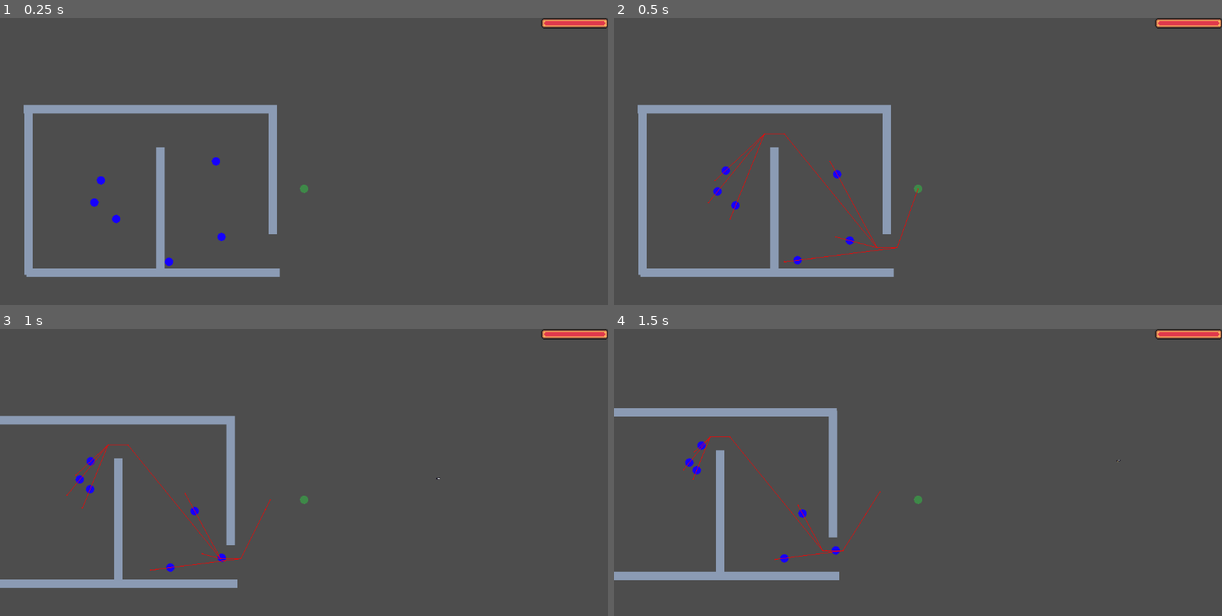
Above: before the commit, frames 1-4 (two rows, left to right).
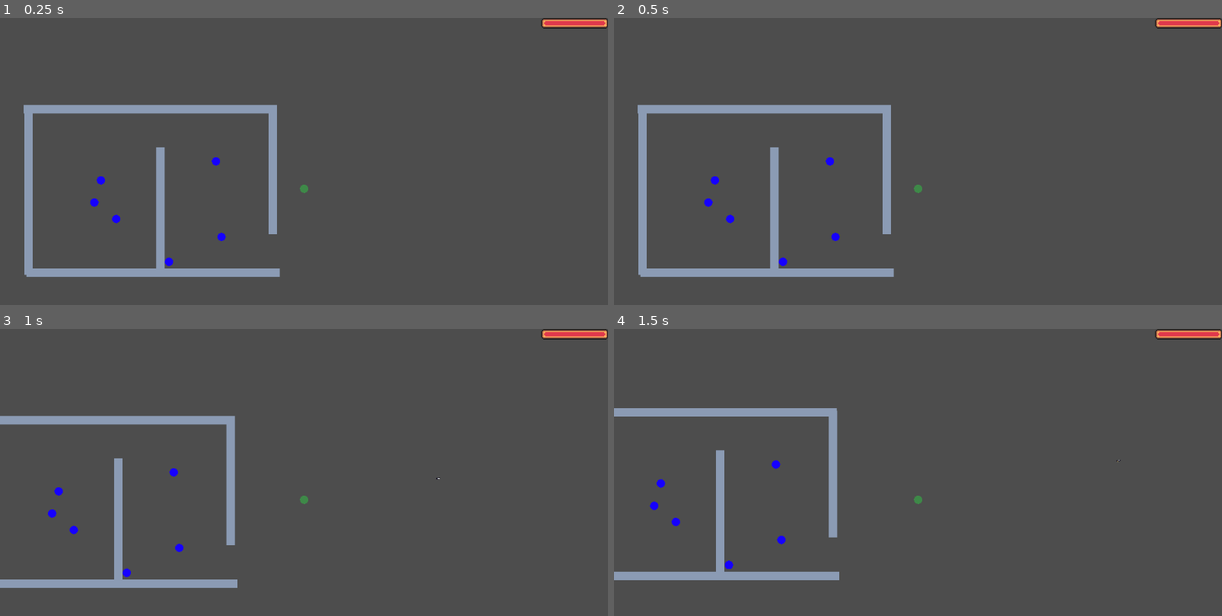
Above: after the commit, the same moments.

Repository: whocares-abt/fast-pace
Game: Godot game, scene res://Scenes/debug_map.tscn
The game is run twice, just before and just after one commit, with the same random seed, the same clock (stepped at 60 frames per second) and the same inputs.
Inputs (mouse positions are in pixels of both pictures, inside the frame that each line leads up to):
- Up to frame 1 (0.25 s): no input
- Up to frame 2 (0.5 s): no input
- Up to frame 3 (1 s): move the mouse to (437, 483) at 0.52 s; hold D (move_right) from 0.53 s (still down); hold Right mouse button (ability) from 0.53 s (still down); tap Shift (bullet_time) at 0.8 s
- Up to frame 4 (1.5 s): move the mouse to (796, 518) at 1.27 s; release D (move_right) at 1.28 s; release Right mouse button (ability) at 1.28 s; hold S (move_down) from 1.28 s (still down); tap Shift (bullet_time) at 1.35 s

Frame 1 is identical in both runs. In frame 2, 0.8% of the frame differs, in the area x 14-51%, y 40-87%; in frame 3, 0.7%; in frame 4, 0.6%.

Commit message:
Fixed enemy vision cones

Diff:
--- a/Scripts/AI/vision_detector.gd
+++ b/Scripts/AI/vision_detector.gd
@@ -6,9 +6,13 @@
 @onready var vision_raycast = $RayCast2D
 
 func _on_area_entered(area: Area2D) -> void:
-	#vision_raycast.set_target_position(area.position)
-	#print(vision_raycast.is_colliding())
-	#if (vision_raycast.get_collider()):
-		#var colliding_obj = vision_raycast.get_collider()
-		#player_detected.emit()
+	var vector_to_player = (area.global_position - global_position)
+	vision_raycast.set_target_position(2*vector_to_player)
+
+	await get_tree().create_timer(0.1).timeout
+
+	if (vision_raycast.get_collider()):
+		var colliding_obj = vision_raycast.get_collider()
+		if (colliding_obj.get_collision_layer_value(5)):
+			player_detected.emit(colliding_obj)
 	pass
--- a/Scripts/Characters/enemy_character.gd
+++ b/Scripts/Characters/enemy_character.gd
@@ -31,19 +31,7 @@
 # Ready and update funcion
 
 func _ready() -> void:
-
 	patrol_start_point = patrol_comp.get_patrol_start()
-
-	current_state = EnemyState.AGGRO
-	switch_state(EnemyState.AGGRO)
-
-	await get_tree().create_timer(1).timeout
-
-	switch_state(EnemyState.RETURN_PATROL)
-
-	await get_tree().create_timer(2).timeout
-
-	switch_state(EnemyState.AGGRO)
 
 func _physics_process(_delta: float) -> void:
 	match current_state:
@@ -164,5 +152,5 @@
 # On detecting player
 
 func _on_vision_detector_player_detected(_player: Node2D) -> void:
-	#switch_state(EnemyState.AGGRO)
-	print("HELOO")
+	switch_state(EnemyState.AGGRO)
+	pass
--- a/Scripts/Combat/ability.gd
+++ b/Scripts/Combat/ability.gd
@@ -12,14 +12,14 @@
 func _ready() -> void:
 	pass # Replace with function body.
 
-func update_stats(stats : AbilityStats):
+func update_stats():
 	ability_name = ability_stats.ability_name
 	mana_cost = ability_stats.mana_cost
 	cooldown = ability_stats.cooldown
 
 func load_stats(file_name):
 	ability_stats = load(file_name)
-	update_stats(ability_stats)
+	update_stats()
 
 var activate : Callable = func():
 	pass
